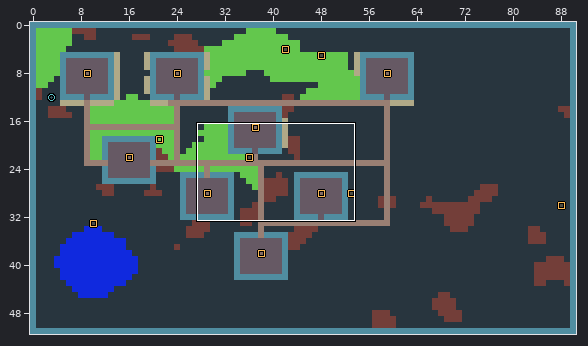
An edit to a level. LDtk project, assets/maps/towns.ldtk. The picture above shows the old version from afar; the outline marks the close-up.
Close-up. Old version:
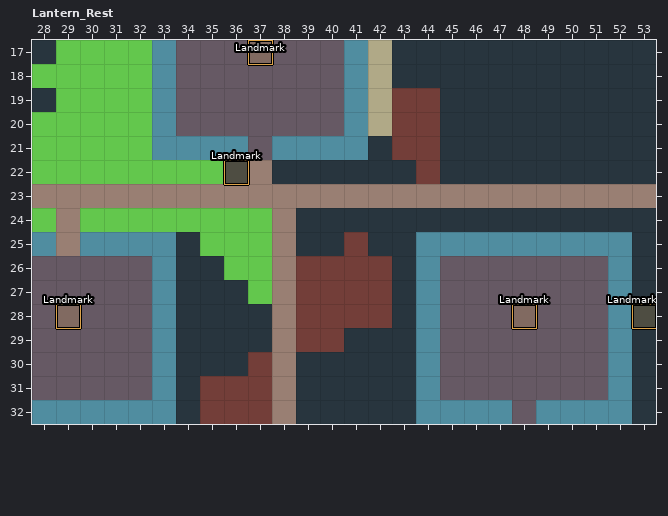
Cells are 24x24 px. Shown: Lantern_Rest x 28..53, y 17..32. The commit also changed other parts of the map, which this record leaves out.
New version:
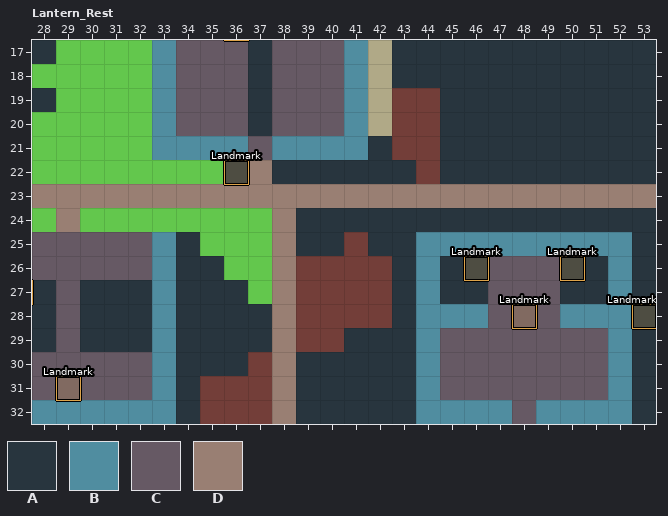
Key: from "Terrain": A 1 "Ground", B 2 "Wall", C 4 "Interior_Floor", D 8 "Dirt_Path".
_ is an empty cell.
Objects are placed by their top-left corner, in cells (3,4 is the top-left corner of cell 3,4); size is 1x1 cell unless given.
Tiles replaced or removed in this view: B, C, D.
Change:
Changed rows in their new state; . is an unchanged cell.
Layer "Terrain":
first column x 37:
17 A
18 A
19 A
20 A
first column x 28:
25 CCCCC...................
26 .................AA...AA
27 A.AAA............AA...AA
28 A.AAA............BB...BB
29 A.AAA...................
Layer "Entities":
changed: "Landmark" rectangle at 37,17 -> outside this view
changed: "Landmark" rectangle at 29,28 -> "Landmark" rectangle at 29,31
added: "Landmark" rectangle at 46,26
added: "Landmark" rectangle at 50,26
